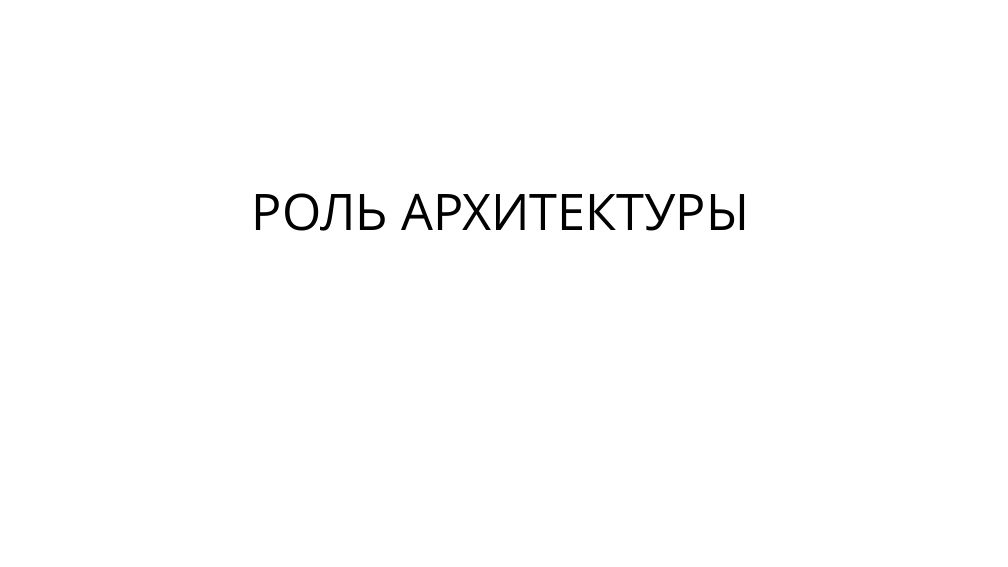
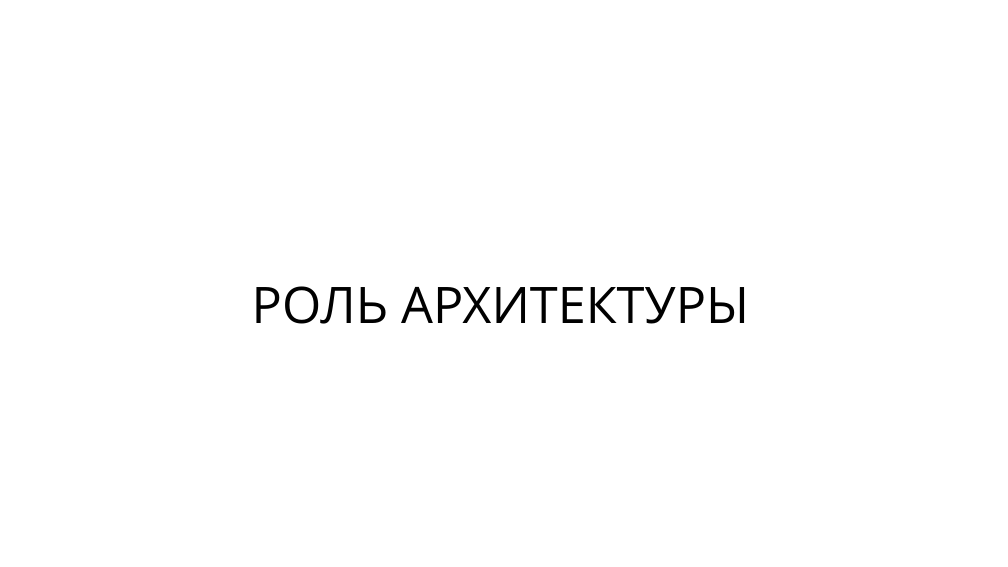
Before and after one commit to rkhaimov/brain-gym, a slide deck: slide 84 of Презентация.pptx (slide 87 before the commit). Drawn at 1008x567 pixels with LibreOffice and Linux fonts; fonts in the diff are those of the drawing. Boxes give left, top, right and bottom in pixels: in the first picture for what was removed or moved away, otherwise in the second. Text is boxed around its words. In the diff, an @@ line names an element or a change of style, - is before the commit and + after.

```diff
--- a/Презентация.pptx
+++ b/Презентация.pptx
@@ text "РОЛЬ АРХИТЕКТУРЫ": place and size @@
-text "РОЛЬ АРХИТЕКТУРЫ" at [252,193,749,231]
+text "РОЛЬ АРХИТЕКТУРЫ" at [252,286,749,324]
```
Also in this commit, not shown: 6 other slides changed, 5 slides added, 8 slides removed.
